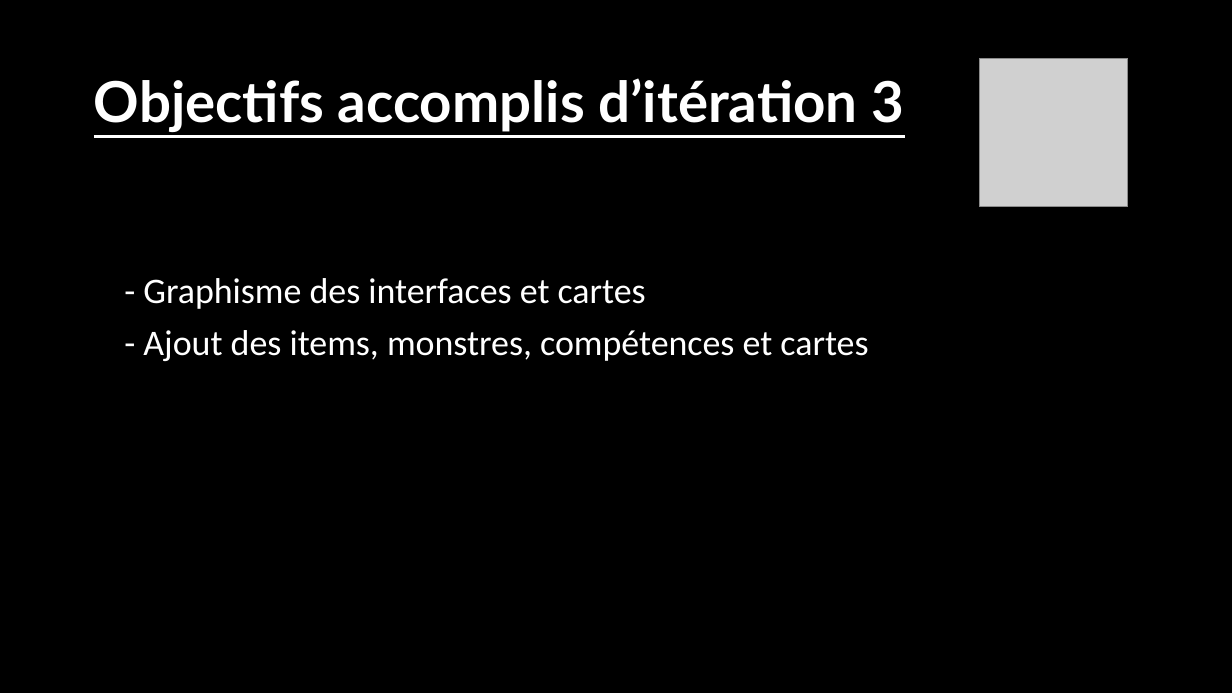
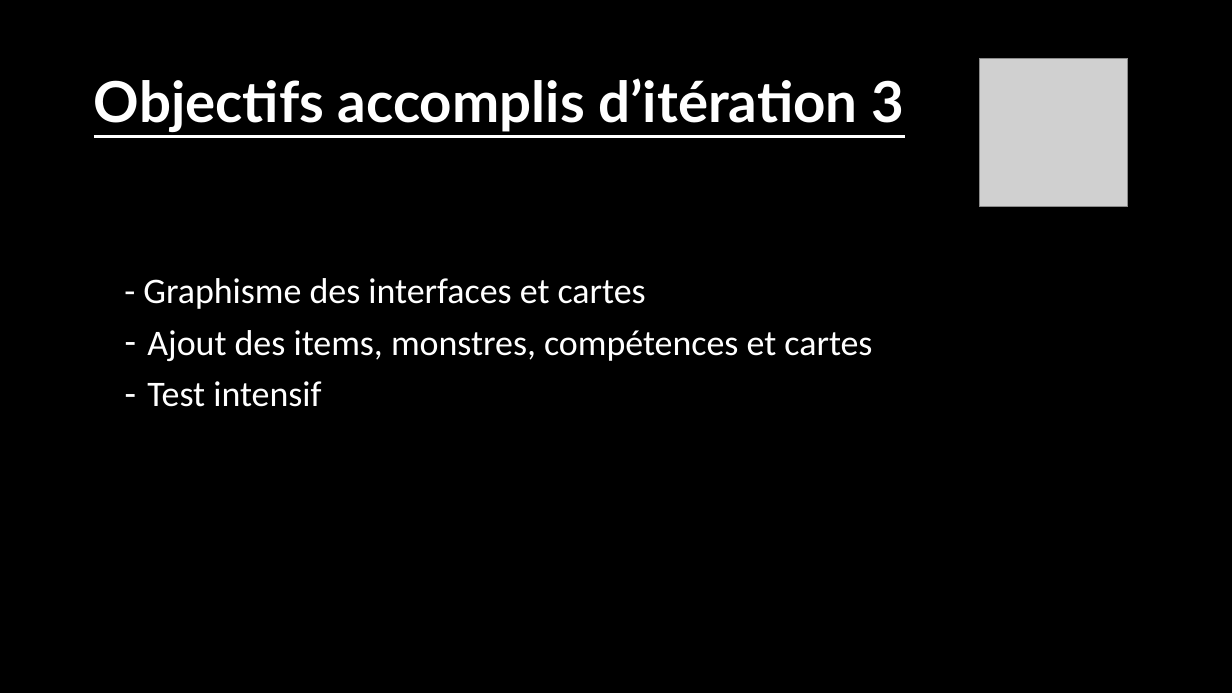
Before and after one commit to Daubiht/Project-TLJ, a slide deck: slide 4 of Présentation TLJ ité 2.pptx. Drawn at 1232x693 pixels with LibreOffice and Linux fonts; fonts in the diff are those of the drawing; grey boxes stand for pictures. Boxes give left, top, right and bottom in pixels: in the first picture for what was removed or moved away, otherwise in the second. Text is boxed around its words. In the diff, an @@ line names an element or a change of style, - is before the commit and + after.

```diff
--- a/Présentation TLJ ité 2.pptx
+++ b/Présentation TLJ ité 2.pptx
@@ text at [147, 330, 872, 407]: text changed @@
-- Ajout des items, monstres, compétences et cartes
+– Ajout des items, monstres, compétences et cartes
+– Test intensif
```
Also in this commit, not shown: 1 other slide changed.
